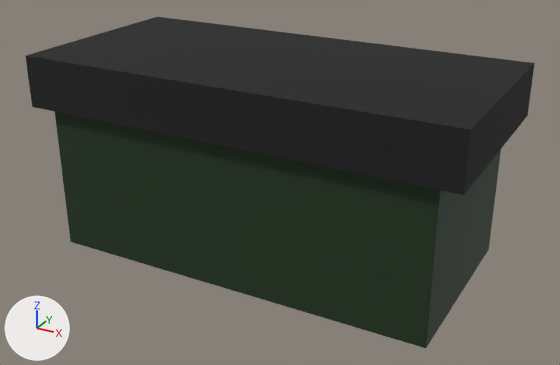
A saved change to the Blender file Assets/Models/Objects/Weapons/Ammo box.blend.
Rendered twice from a 50 mm camera at (0.532, -0.96, 0.441) aimed at (0.012, -0.014, -0.032). The axes (+X, +Y, +Z) are drawn at lower left. The lights are the same throughout.

Names of what the first picture shows: 'Ammo', 'Lid'.
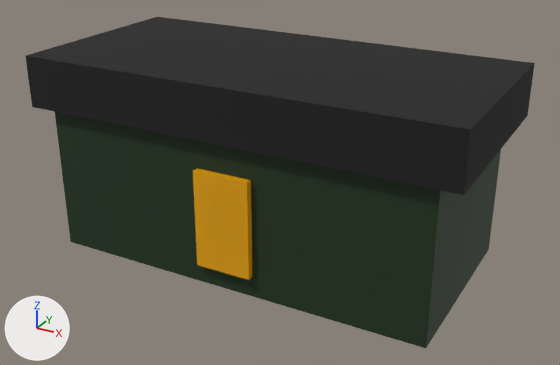
Commit message: Ammo box change

Where the change shows, as pixel boxes (x1, y1, x2, y2) in the pictures (560 x 365 px):
'Bullet', added: after (193, 168, 252, 280)

Diff of the bpy script that builds the scene:
```diff
--- a/Assets/Models/Objects/Weapons/Ammo box.blend.py
+++ b/Assets/Models/Objects/Weapons/Ammo box.blend.py
@@ mat_material_002 @@
+mat_material_002 = principled_material('Material.002')
+mat_material_002.base_color = (0.8, 0.379, 0.0)  # yellow #e7a600
+mat_material_002.roughness = 0.126
@@ me_cube_003 @@
+me_cube_003.from_pydata(...)  # a box spanning x -0.0432..0.0432, y -0.1611..-0.1511, z -0.117..0.0304
+me_cube_003.materials.append(mat_material_002)  # yellow #e7a600
@@ ob_bullet @@
+ob_bullet = bpy.data.objects.new('Bullet', me_cube_003)
+ob_bullet.location = (0.0, 0.0, 0.0)
```
